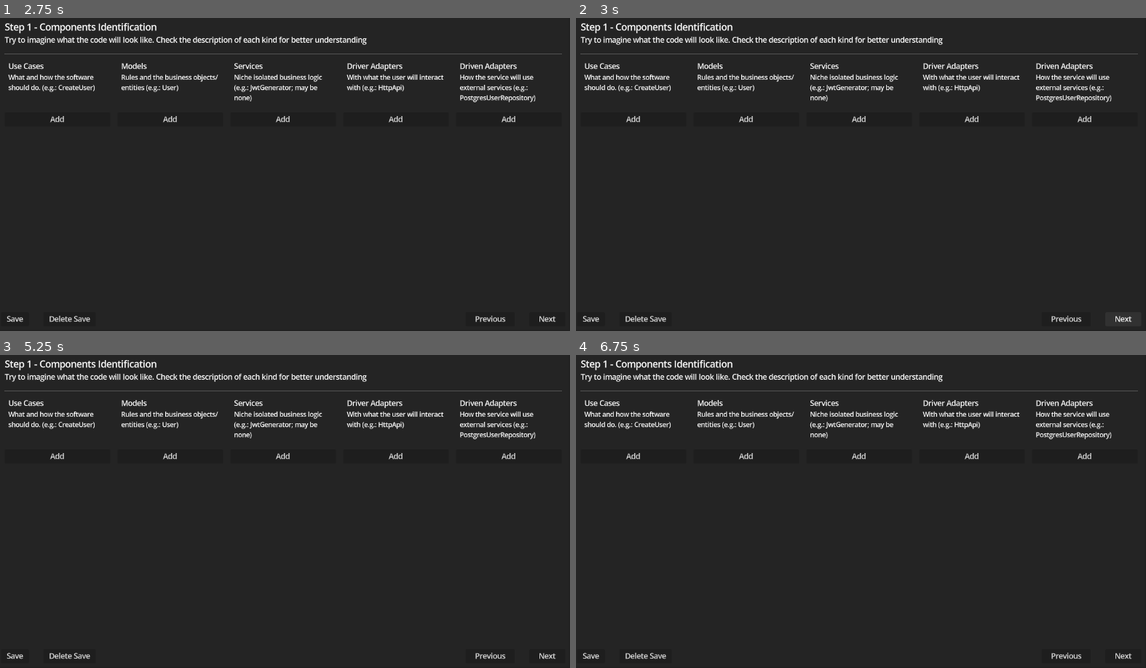
Above: before the commit, frames 1-4 (two rows, left to right).
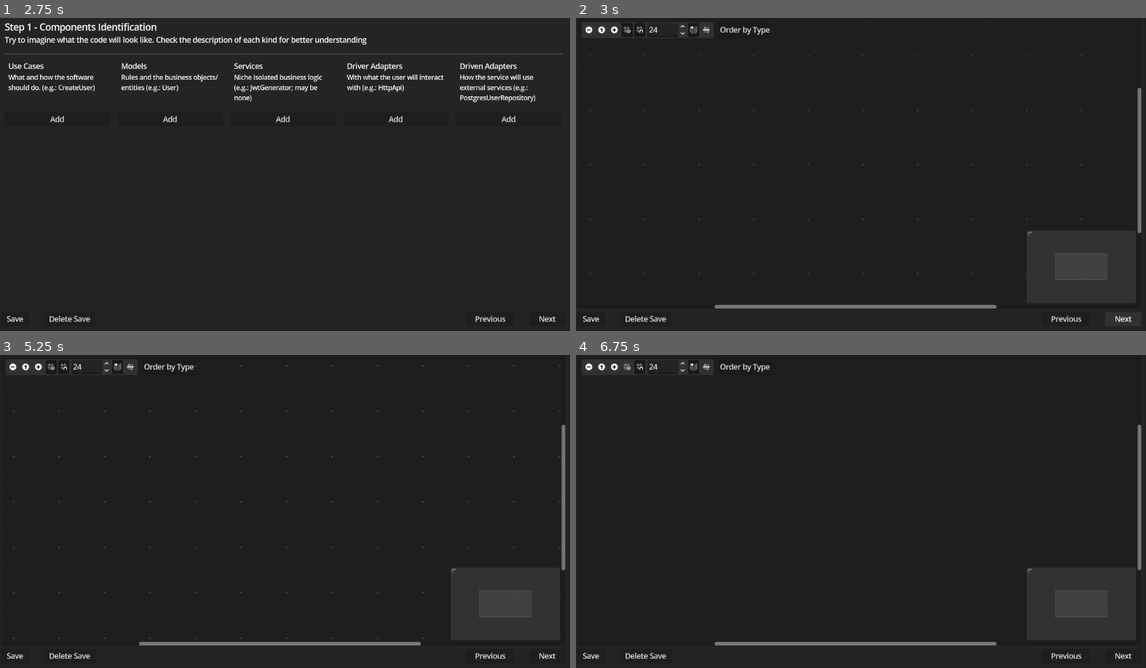
Above: after the commit, the same moments.

Repository: neoRandom/architecture-scaffolding
Game: Godot game, scene res://main.tscn
The game is run twice, just before and just after one commit, with the same random seed, the same clock (stepped at 60 frames per second) and the same inputs.
Inputs (mouse positions are in pixels of both pictures, inside the frame that each line leads up to):
- Up to frame 1 (2.75 s): click "Add" at 0.5 s; click (51, 140) at 1.27 s; type "12" at 1.35 s; click "R" at 2 s
- Up to frame 2 (3 s): click "Next" at 2.75 s
- Up to frame 3 (5.25 s): click (171, 367) at 3.5 s, where only the run after the commit has a clickable "Order by Type"; click "Next" at 4.25 s; click (11, 367) at 5.02 s
- Up to frame 4 (6.75 s): click (615, 367) at 5.77 s; click (627, 367) at 6.52 s

Frame 1 is identical in both runs. In frame 2, 5.5% of the frame differs, in the area x 0-100%, y 1-93%; in frame 3, 5.5%; in frame 4, 5.4%.
Error before the commit: Invalid call. Nonexistent function 'setup_canvas' in base 'Control (Step2)'. (res://main.gd:25)
Error after the commit: Trying to assign an array of type "Array" to a variable of type "Array[ComponentGraphNode]". (res://components/step_2.gd:95)

Commit message:
feat: connect Step2 with DataStore to load components
- no save system connection yet, only load

- only components are loaded, no connections yet

- also added an optional sort by type button, as it should be the default sorting before reconsideration

Diff:
--- a/autoloads/data_store.gd
+++ b/autoloads/data_store.gd
@@ -27,12 +27,14 @@
 	var id: int = 0
 	var type: ComponentType
 	var title: String
+	var position: Vector2
 
 	func to_dict() -> Dictionary:
 		return {
 			"id": id,
 			"type": type,
-			"title": title
+			"title": title,
+			"position": position
 		}
 
 	static func from_dict(dict: Dictionary) -> Component:
@@ -46,6 +48,9 @@
 		var d_title: String = dict.get("title")
 		if d_title != null:
 			new_component.title = d_title
+		var d_position: String = dict.get("position")
+		if d_position != null:
+			new_component.position = Utils.string_to_vector2(d_position)
 
 		return new_component
 
--- a/components/step_2.gd
+++ b/components/step_2.gd
@@ -5,6 +5,105 @@
 
 var selected_nodes: Dictionary[int, Node] = {}
 var copied_nodes: Array[Node] = []
+
+const MYSTERIOUS_Y_OFFSET := 4 # without it, the nodes will spawn 4 pixels above the grid
+const COMPONENT_GRAPH_NODE := preload("uid://brim8mxtpg62j")
+
+# ====================================
+
+func _ready() -> void:
+	DataStore.deleting_save.connect(
+		func() -> void:
+			for node in graph_edit.get_children():
+				if node is not ComponentGraphNode:
+					continue
+				node.queue_free()
+	)
+
+func setup_canvas() -> void:
+	var node_gap := graph_edit.snapping_distance # constant that can't be const
+
+	var n_node_offset := Vector2(0.0, MYSTERIOUS_Y_OFFSET)
+	var max_node_offset := Vector2.ZERO
+
+	# Necessary for the cubic shape that the nodes will form
+	var rows := 1
+	var component_qt_root := ceili(sqrt(DataStore.data.components.size()))
+
+	#
+	for i in DataStore.data.components.size():
+		var component = DataStore.data.components[i]
+
+		if component.position == null:
+			component.position = Vector2.ZERO
+
+		#
+		var new_graph_node: ComponentGraphNode = COMPONENT_GRAPH_NODE.instantiate()
+		var node_size_offset := Vector2(new_graph_node.size.x / 2, new_graph_node.size.y / 2)
+
+		graph_edit.add_child(new_graph_node)
+		new_graph_node.title = component.title
+		new_graph_node.position_offset = component.position + n_node_offset - node_size_offset
+
+		# We need to calculate the maximum node offset to center the camera later on
+		if n_node_offset.x > max_node_offset.x:
+			max_node_offset.x = n_node_offset.x
+		if n_node_offset.y > max_node_offset.y:
+			max_node_offset.y = n_node_offset.y
+
+		#
+		if (i + 1) / (rows as float) >= component_qt_root:
+			n_node_offset.x = 0.0
+			n_node_offset.y += new_graph_node.size.y + node_gap
+			rows += 1
+		else:
+			n_node_offset.x += new_graph_node.size.x + node_gap
+
+		new_graph_node.set_style(component.type)
+
+	# TODO: Add connections from DataStore too
+
+	var window_offset := Vector2(-graph_edit.size.x / 2, -graph_edit.size.y / 2)
+	window_offset += Vector2(max_node_offset.x / 2, max_node_offset.y / 2)
+	graph_edit.scroll_offset = window_offset
+
+# ====================================
+
+const node_x_offset_order_by_type := [
+	DataStore.ComponentType.DRIVER_ADAPTER,
+	DataStore.ComponentType.USE_CASE,
+	DataStore.ComponentType.SERVICE,
+	DataStore.ComponentType.MODEL,
+	DataStore.ComponentType.DRIVEN_ADAPTER,
+]
+
+func _on_order_by_type_button_pressed() -> void:
+	var node_gap := graph_edit.snapping_distance # constant that can't be const
+	var nodes_by_type: Dictionary[DataStore.ComponentType, Array] = {}
+
+	for type in node_x_offset_order_by_type:
+		nodes_by_type[type] = []
+
+	for child in graph_edit.get_children():
+		if child is ComponentGraphNode:
+			nodes_by_type[child.type].append(child)
+
+	var node_offset := Vector2.ZERO
+	for type in node_x_offset_order_by_type:
+		node_offset.y = 0
+
+		var nodes: Array[ComponentGraphNode] = nodes_by_type[type]
+		if nodes.is_empty():
+			continue
+
+		var current_column_width := 0.0
+		for node in nodes:
+			node.position_offset = node_offset
+			node_offset.y += node.size.y + node_gap
+			if node.size.x > current_column_width:
+				current_column_width = node.size.x
+
+		node_offset.x += current_column_width + node_gap
 
 # ====================================
 # ====        CONNECTIONS         ====
--- a/components/step_2.tscn
+++ b/components/step_2.tscn
@@ -1,7 +1,6 @@
 [gd_scene format=3 uid="uid://dr4aum3quocn7"]
 
 [ext_resource type="Script" uid="uid://be3sy518l6j1d" path="res://components/step_2.gd" id="1_j7h4a"]
-[ext_resource type="PackedScene" uid="uid://brim8mxtpg62j" path="res://components/component_graph_node.tscn" id="1_oji5u"]
 
 [node name="Step2" type="Control" unique_id=1940958282]
 layout_mode = 3
@@ -20,26 +19,17 @@
 anchor_bottom = 1.0
 grow_horizontal = 2
 grow_vertical = 2
+scroll_offset = Vector2(-700, -400)
 grid_pattern = 1
 snapping_distance = 24
 
-[node name="ComponentGraphNode" parent="GraphEdit" unique_id=804450822 instance=ExtResource("1_oji5u")]
-layout_mode = 1
-offset_left = 323.0
-offset_top = 253.0
-offset_right = 547.0
-offset_bottom = 405.0
-mouse_filter = 1
-position_offset = Vector2(323, 253)
-
-[node name="ComponentGraphNode2" parent="GraphEdit" unique_id=575579977 instance=ExtResource("1_oji5u")]
-layout_mode = 1
-offset_left = 633.0
-offset_top = 254.0
-offset_right = 857.0
-offset_bottom = 406.0
-mouse_filter = 1
-position_offset = Vector2(633, 254)
+[node name="OrderByTypeButton" type="Button" parent="." unique_id=266187587]
+layout_mode = 0
+offset_left = 310.0
+offset_top = 10.0
+offset_right = 428.0
+offset_bottom = 45.0
+text = "Order by Type"
 
 [connection signal="connection_request" from="GraphEdit" to="." method="_on_graph_edit_connection_request"]
 [connection signal="copy_nodes_request" from="GraphEdit" to="." method="_on_graph_edit_copy_nodes_request"]
@@ -50,3 +40,4 @@
 [connection signal="node_selected" from="GraphEdit" to="." method="_on_graph_edit_node_selected"]
 [connection signal="paste_nodes_request" from="GraphEdit" to="." method="_on_graph_edit_paste_nodes_request"]
 [connection signal="popup_request" from="GraphEdit" to="." method="_on_graph_edit_popup_request"]
+[connection signal="pressed" from="OrderByTypeButton" to="." method="_on_order_by_type_button_pressed"]
